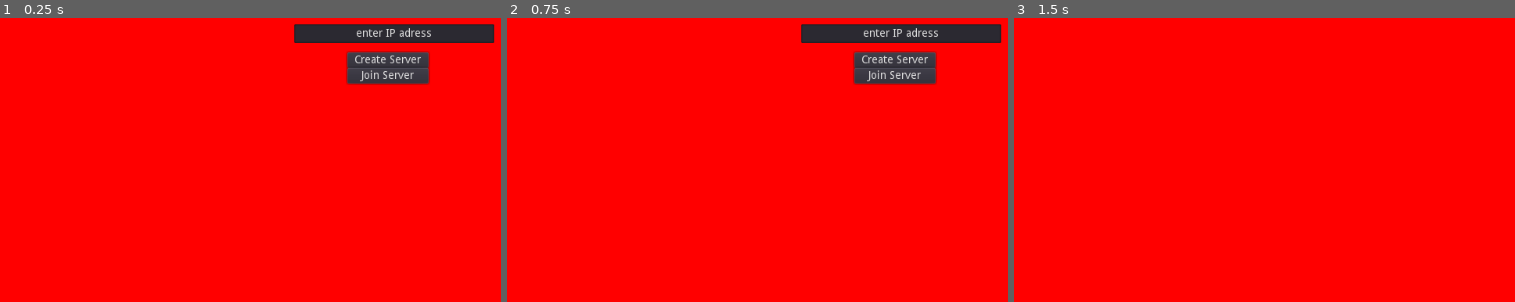
Above: before the commit, frames 1-3 (left to right).
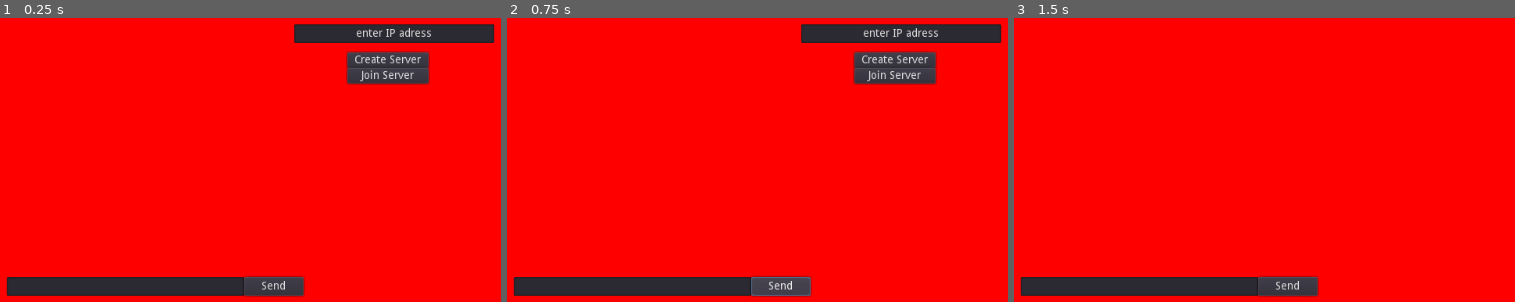
Above: after the commit, the same moments.

Repository: Yagoi23/2D-RTS
Game: Godot game, scene res://Multiplayer/NetworkSetup.tscn
Same seed, same stepped clock (60 frames per second), same inputs: the game is played once before the commit and once after it.
Inputs (mouse positions are in pixels of both pictures, inside the frame that each line leads up to):
- Up to frame 1 (0.25 s): no input
- Up to frame 2 (0.75 s): click (782, 287) at 0.5 s, where only the run after the commit has a clickable "Send"
- Up to frame 3 (1.5 s): click "Create Server" at 1.25 s

The runs differ from the first frame. In frame 1, 4.1% of the frame differs, in the area x 1-61%, y 90-99%; in frame 2, 4.1%; in frame 3, 4.1%.
Error in both runs: Invalid get index '3' (on base: 'Array'). (res://Multiplayer/Network.gd:11)

Commit message:
added chat using rich text

Diff:
--- a/Multiplayer/NetworkSetup.gd
+++ b/Multiplayer/NetworkSetup.gd
@@ -2,6 +2,8 @@
 
 onready var MultiplayerConfigUi = $MultiplayerConfig
 onready var ServerIPAdressBar = $MultiplayerConfig/LineEdit
+onready var ChatEnterBar = $InServerControl/LineEdit
+onready var ChatText = $InServerControl/Label
 
 onready var DeviceIPAdress = $CanvasLayer/DeviceIPAdress
 
@@ -27,3 +29,10 @@
 		MultiplayerConfigUi.hide()
 		Network.ip_adress = ServerIPAdressBar.text
 		Network.join_server()
+
+
+func _on_SendChatButton_pressed():
+	var chattext = ChatEnterBar.text
+	var oldchattext = ChatText.text
+	ChatText.set_bbcode(oldchattext+"\n"+chattext)
+	ChatEnterBar.text = ""
--- a/Multiplayer/NetworkSetup.tscn
+++ b/Multiplayer/NetworkSetup.tscn
@@ -54,5 +54,30 @@
 margin_bottom = 14.0
 text = "Your IP Adress Should Be Here"
 
+[node name="InServerControl" type="Control" parent="."]
+margin_right = 40.0
+margin_bottom = 40.0
+
+[node name="LineEdit" type="LineEdit" parent="InServerControl"]
+margin_left = -488.0
+margin_top = 268.0
+margin_right = -184.0
+margin_bottom = 292.0
+
+[node name="Label" type="RichTextLabel" parent="InServerControl"]
+margin_left = -488.0
+margin_top = 92.0
+margin_right = -104.0
+margin_bottom = 266.0
+scroll_following = true
+
+[node name="SendChatButton" type="Button" parent="InServerControl"]
+margin_left = -184.0
+margin_top = 268.0
+margin_right = -108.0
+margin_bottom = 292.0
+text = "Send"
+
 [connection signal="pressed" from="MultiplayerConfig/Create_Server" to="." method="_on_Create_Server_pressed"]
 [connection signal="pressed" from="MultiplayerConfig/Join_Server" to="." method="_on_Join_Server_pressed"]
+[connection signal="pressed" from="InServerControl/SendChatButton" to="." method="_on_SendChatButton_pressed"]
